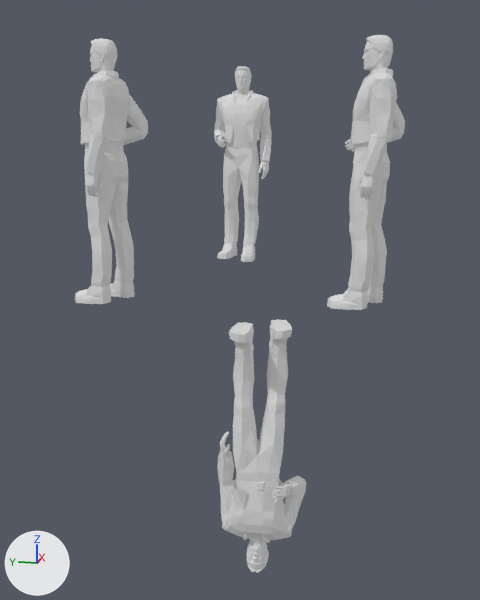
The Blender file Assets/SCENES/m08_offer_decision.blend, before and after one commit.
Both versions are drawn from a 50 mm lens placed at (-2.58, 1.2, 1.19), pointed at (2.69, 2.26, -0.13). Arrows for +X, +Y and +Z are at lower left; the lights stay in place. The picture after the commit comes second.

The scene before the commit, as lines of its bpy script (objects in view):
```python
me_trent_stand = bpy.data.meshes.new('trent_stand')
me_trent_stand.from_pydata(...)  # 6798 vertices, 2266 faces; spans x -0.29..0.31, y 0.0..1.83, z -0.3..0.19
# faces by material slot: [404, 16, 762, 133, 18, 346, 464, 123]
me_trent_stand.materials.append(mat_male_hand)  # its picture is missing
me_trent_stand.materials.append(mat_eyetealblue)  # its picture is missing
me_trent_stand.materials.append(mat_pi_pirate5_head01)  # its picture is missing
me_trent_stand.materials.append(mat_pl_trent_1)  # its picture is missing
me_trent_stand.materials.append(mat_pl_trent_1_dark)  # its picture is missing
me_trent_stand.materials.append(mat_pl_trent_2)  # its picture is missing
me_trent_stand.materials.append(mat_pl_trent_3)  # its picture is missing
me_trent_stand.materials.append(mat_pl_trent_4)  # its picture is missing
ob_char_brighton = bpy.data.objects.new('Char_brighton', me_trent_stand)
ob_char_brighton.location = (1.6, 1.9, 0.0)
ob_char_brighton.rotation_euler = (-1.571, 0.0, -1.571)  # degrees (-90, 0, -90)
ob_char_darcy = bpy.data.objects.new('Char_darcy', me_trent_stand)
ob_char_darcy.location = (2.2, 1.2, 0.0)
ob_char_darcy.rotation_euler = (1.571, 0.0, 0.0)  # degrees (90, 0, 0)
ob_char_kaytlin = bpy.data.objects.new('Char_kaytlin', me_trent_stand)
ob_char_kaytlin.location = (2.0, 3.05, 0.0)
ob_char_kaytlin.rotation_euler = (1.571, 0.0, 0.0)  # degrees (90, 0, 0)
# also in view: 'Char_trent' at (3.94, 2.51, 0.92)
```
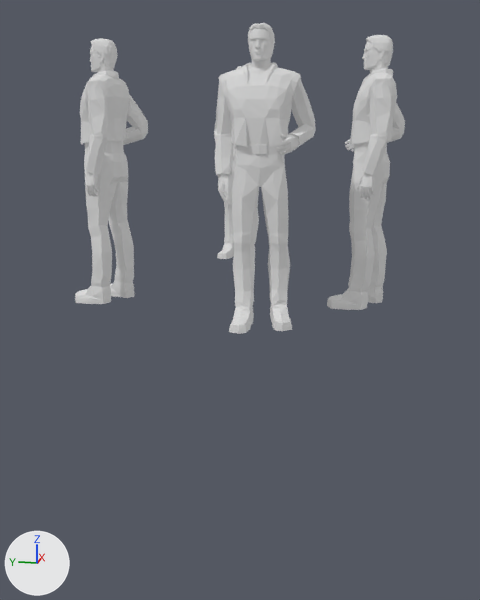
Edits to the bpy script that builds the scene:
```text
Change ob_char_brighton:
    ob_char_brighton.rotation_euler: (-1.571, 0.0, -1.571) -> (1.571, 0.0, 1.571)  # degrees (-90, 0, -90) -> degrees (90, 0, 90)
    ob_char_brighton.scale: (1.0, 1.0, 1.0) -> (-1.0, 1.0, 1.0)
```

What differs and where, as boxes [x1, y1, x2, y2] in the pictures (480 x 600 px):
'Char_brighton', turned, rescaled: before [217, 319, 306, 573]; after [215, 23, 315, 334]
'Char_trent', unchanged, covered by the edit: before [214, 66, 272, 262]; after [214, 66, 259, 259]
